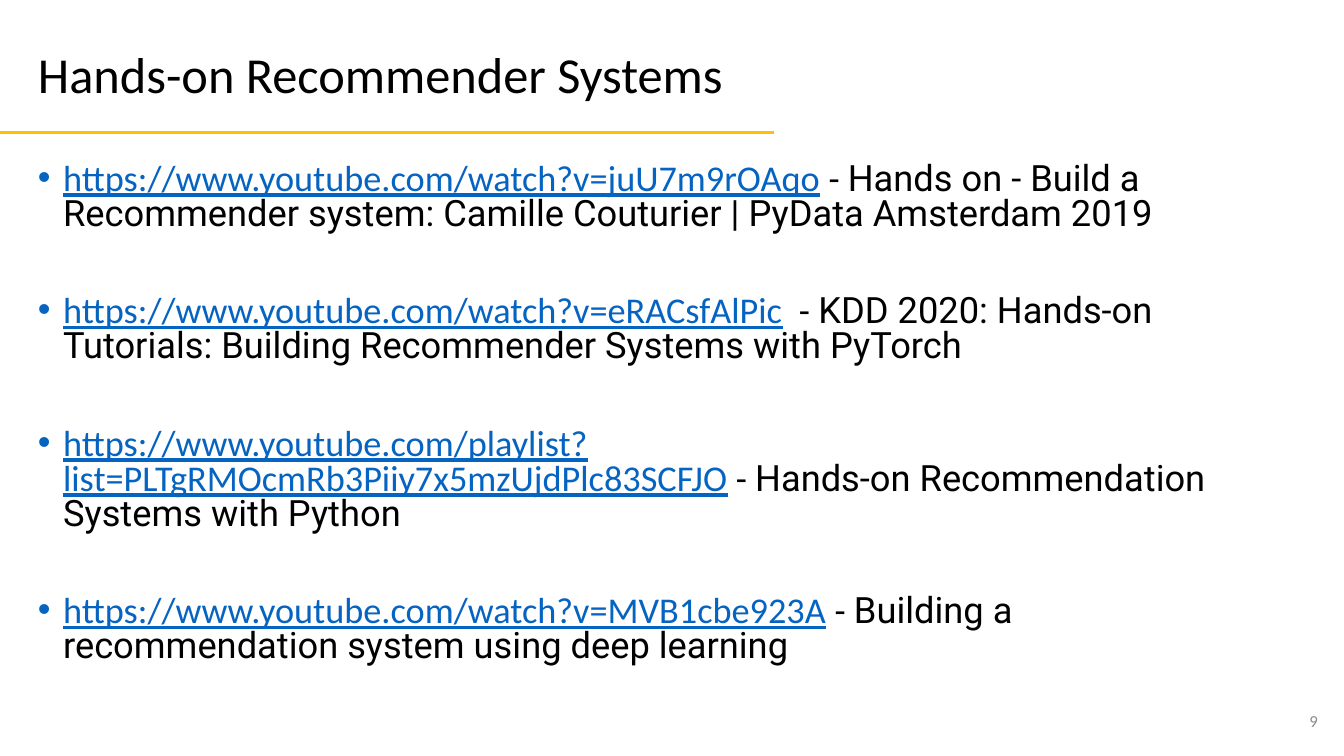
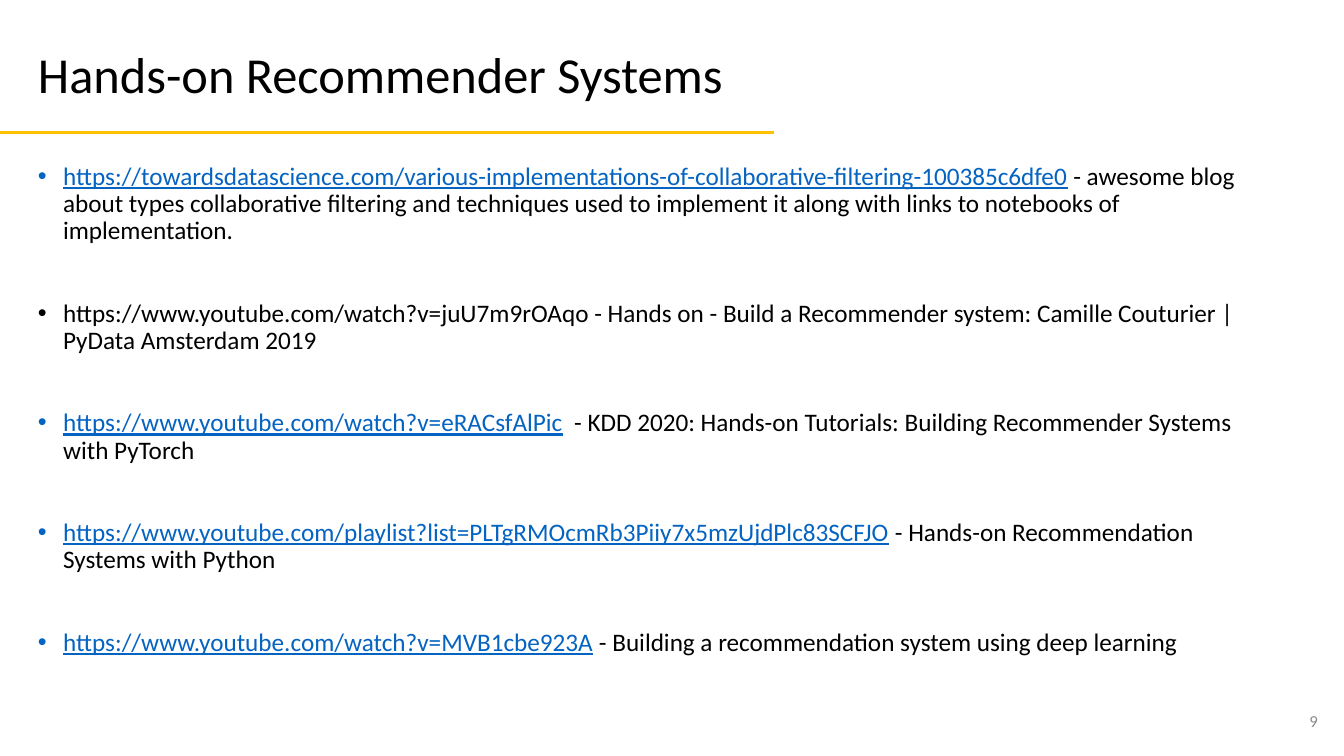
Before and after one commit to dhirajsuvarna/learning, a slide deck: slide 9 of ai_concepts/recommender_systems.pptx. Drawn at 1344x756 pixels with LibreOffice and Linux fonts; fonts in the diff are those of the drawing. Boxes give left, top, right and bottom in pixels: in the first picture for what was removed or moved away, otherwise in the second. Text is boxed around its words. In the diff, an @@ line names an element or a change of style, - is before the commit and + after.

```diff
--- a/ai_concepts/recommender_systems.pptx
+++ b/ai_concepts/recommender_systems.pptx
@@ text at (63, 167, 1234, 243): paragraph added @@
+• https://towardsdatascience.com/various-implementations-of-collaborative-filtering-100385c6dfe0 - awesome blog about types collaborative filtering and techniques used to implement it along with links to notebooks of implementation.
@@ text at (63, 304, 1231, 656): size 25.9 to 18 pt in "https://www.youtube.com/watch?v=juU7m9rOAqo - Hands on - Bui ...", "https://www.youtube.com/watch?v=eRACsfAlPic - KDD 2020: Hand ...", "https://www.youtube.com/playlist?list=PLTgRMOcmRb3Piiy7x5mzU ...", "https://www.youtube.com/watch?v=MVB1cbe923A - Building a rec ..."; font Roboto to Calibri in "Hands on - Build a Recommender system: ...", "KDD 2020: Hands-on Tutorials: Building Recommender Systems ...", "Hands-on Recommendation Systems with Python", "Building a recommendation system using deep learning"; text colour #0563C1 to #000000, underline off in "https://www.youtube.com/watch?v=juU7m9rOAqo"; line spacing 0.8 to 0.9 @@
```
Also in this commit, not shown: 2 slides added, 48 other files.
